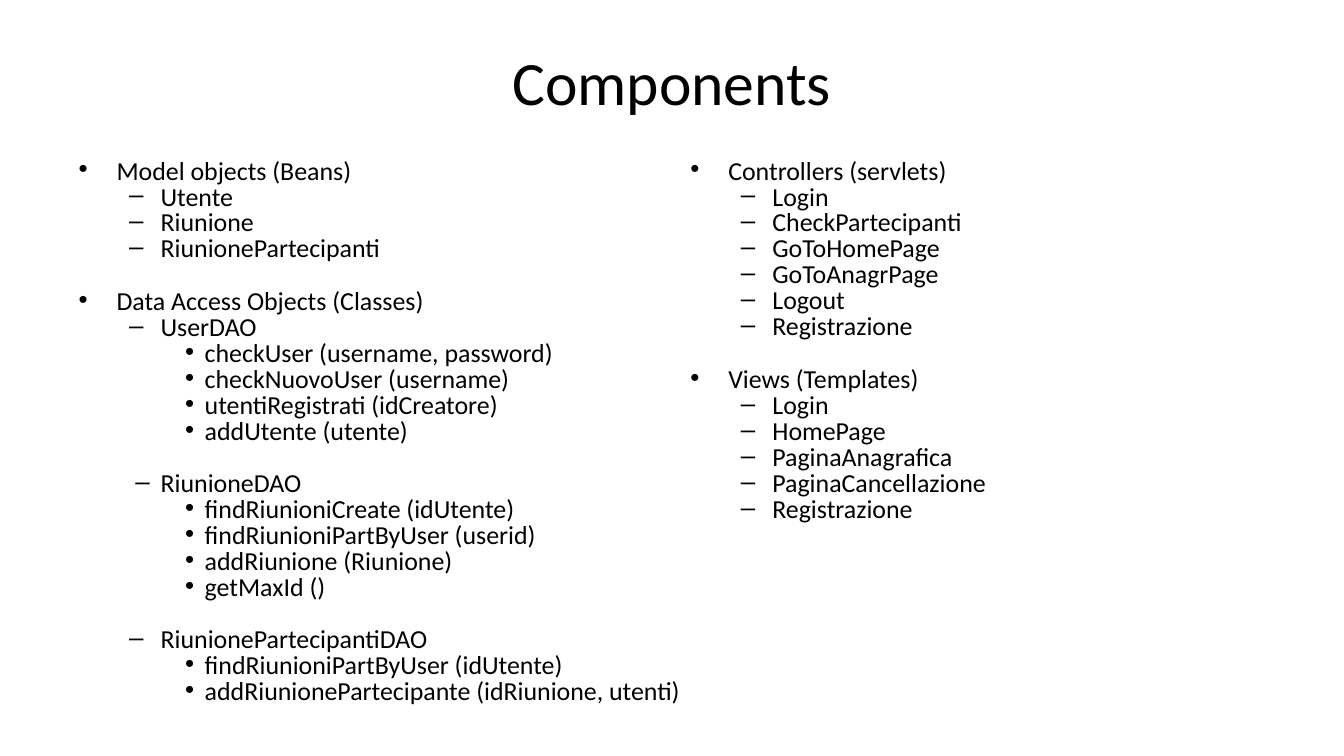
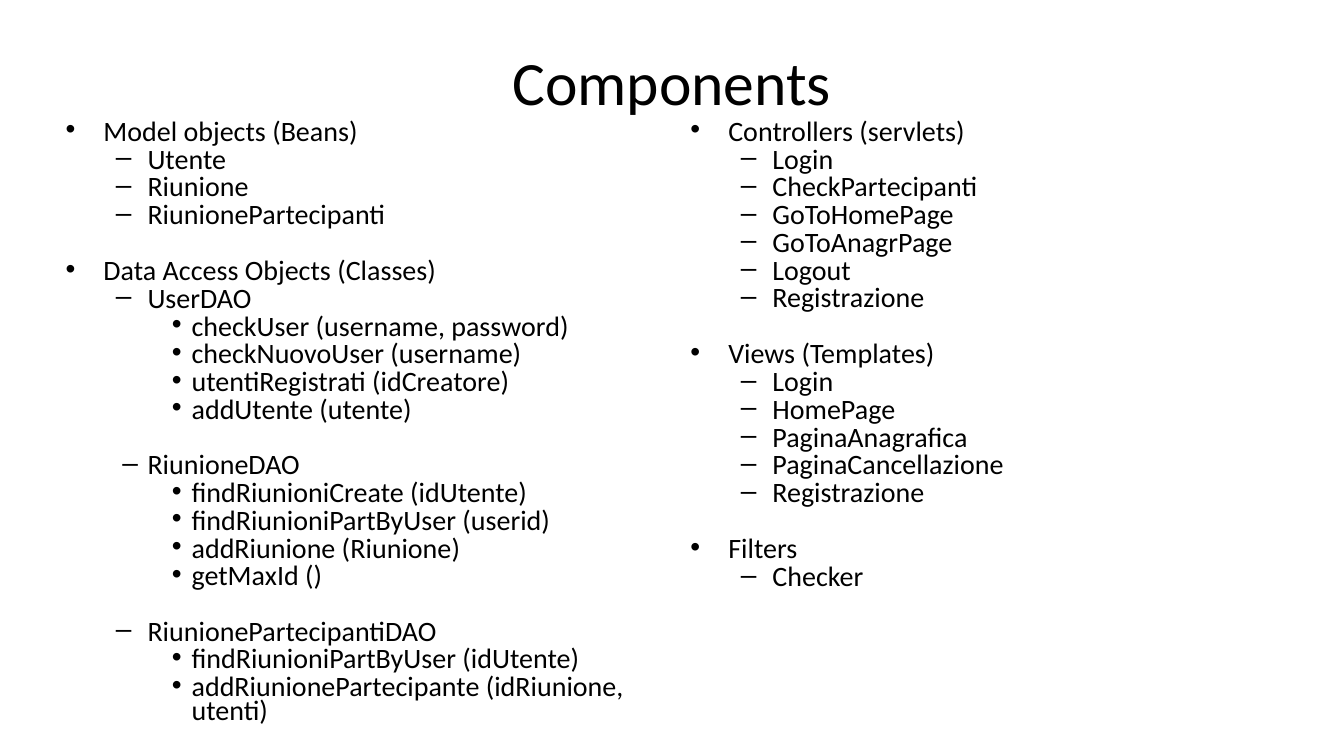
Before and after one commit to lotta98/Progetto5, a slide deck: slide 11 of ProgettoTIW.pptx. Drawn at 1344x756 pixels with LibreOffice and Linux fonts; fonts in the diff are those of the drawing. Boxes give left, top, right and bottom in pixels: in the first picture for what was removed or moved away, otherwise in the second. Text is boxed around its words. In the diff, an @@ line names an element or a change of style, - is before the commit and + after.

```diff
--- a/ProgettoTIW.pptx
+++ b/ProgettoTIW.pptx
@@ text "Model objects (Beans)" moved from (x1=117, y1=161, x2=679, y2=705) to (x1=103, y1=120, x2=624, y2=724) @@
@@ text "Model objects (Beans)" at (x1=103, y1=120, x2=624, y2=724): size 18.5 to 20 pt @@
@@ text "Controllers (servlets)" moved from (x1=728, y1=161, x2=985, y2=523) to (x1=728, y1=120, x2=1003, y2=587) @@
@@ text at (x1=728, y1=120, x2=1003, y2=507): size 18.5 to 20 pt @@
@@ text at (x1=728, y1=538, x2=863, y2=587): paragraphs added @@
+• Filters
+  – Checker
```
Also in this commit, not shown: 4 other slides changed.
